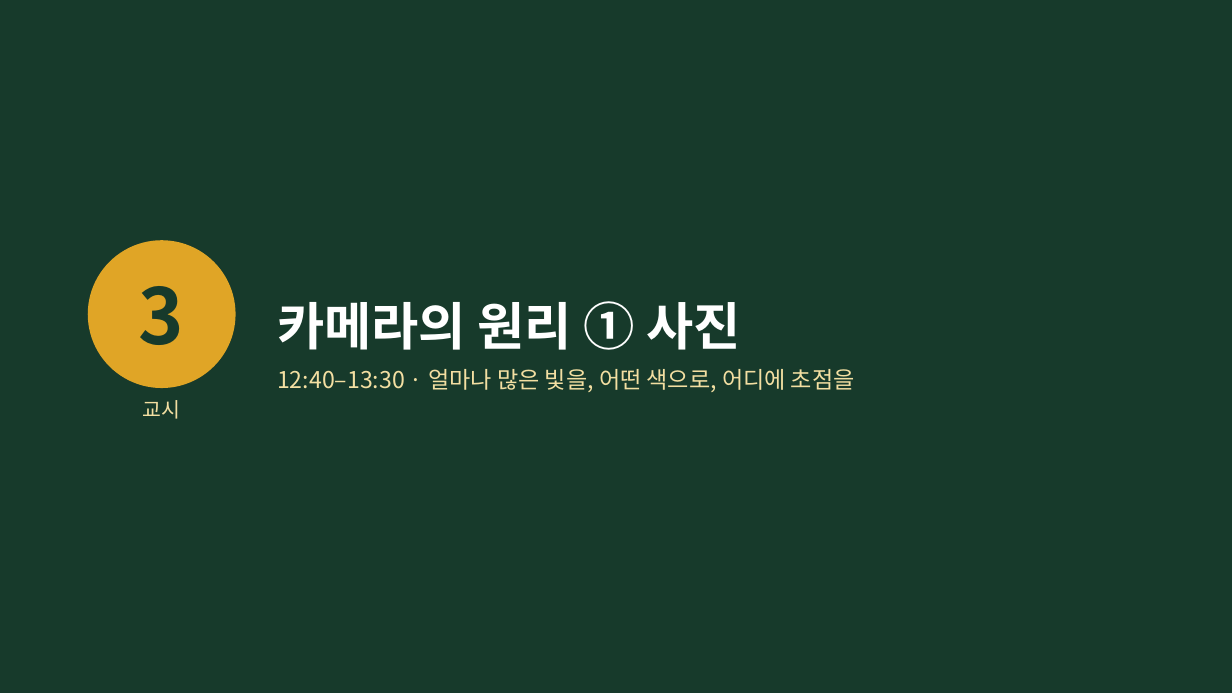
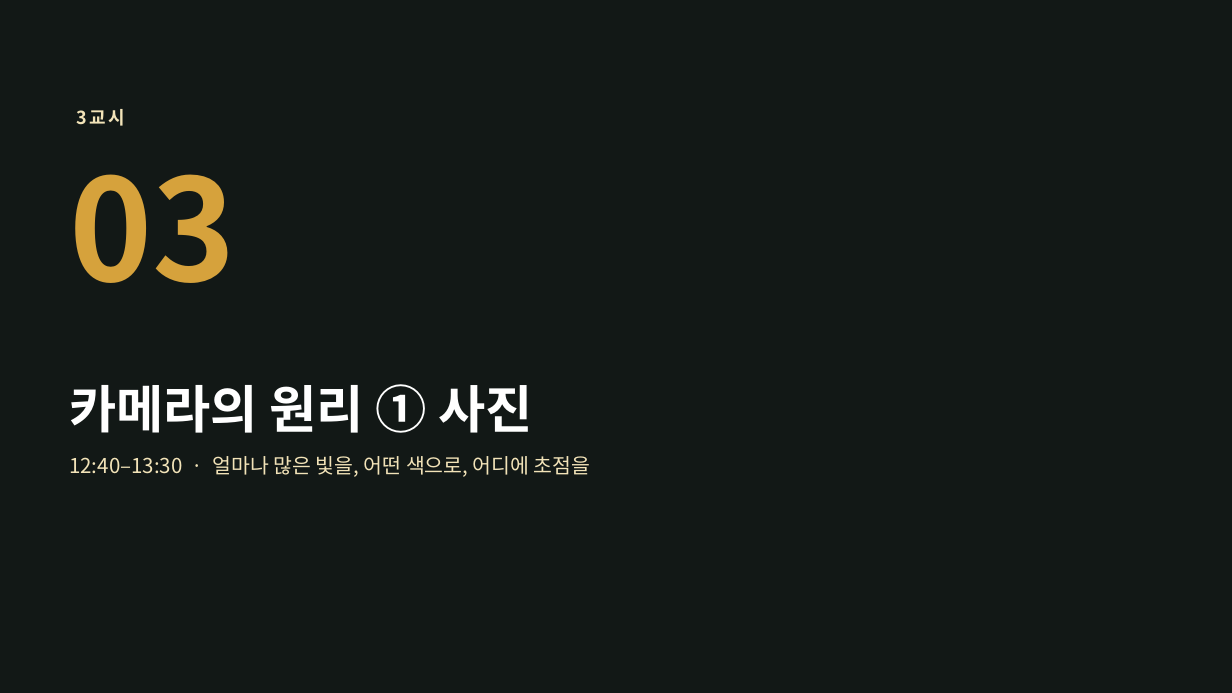
Before and after one commit to yujida/MARUBIT, a slide deck: slide 24 of lectures/01/1회차_보는눈_슬라이드.pptx (slide 21 before the commit). Drawn at 1232x693 pixels with LibreOffice and Linux fonts; fonts in the diff are those of the drawing; background and template pictures are left out. Boxes give left, top, right and bottom in pixels: in the first picture for what was removed or moved away, otherwise in the second. Text is boxed around its words. In the diff, an @@ line names an element or a change of style, - is before the commit and + after.

```diff
--- a/lectures/01/1회차_보는눈_슬라이드.pptx
+++ b/lectures/01/1회차_보는눈_슬라이드.pptx
@@ background #173A2B to picture (left out) @@
@@ text added at bbox=[77, 109, 126, 126], 14 pt, text #F2E3B8, bold @@
+3교시
@@ text added at bbox=[69, 174, 236, 283], 110 pt, text #D6A23C, bold @@
+03
@@ ellipse removed at bbox=[88, 240, 236, 388] @@
@@ text removed at bbox=[139, 286, 184, 345] @@
-3
@@ title "카메라의 원리 ① 사진": place and size @@
-title "카메라의 원리 ① 사진" at bbox=[277, 301, 740, 350]
+title "카메라의 원리 ① 사진" at bbox=[69, 384, 533, 433]
@@ text removed at bbox=[143, 400, 181, 419] @@
-교시
@@ text "12:40–13:30 · 얼마나 많은 빛을, ...": place and size @@
-text "12:40–13:30 · 얼마나 많은 빛을, ..." at bbox=[277, 369, 855, 392]
+text "12:40–13:30 · 얼마나 많은 빛을, ..." at bbox=[69, 456, 591, 477]
@@ text "12:40–13:30 · 얼마나 많은 빛을, ..." at bbox=[69, 456, 591, 477]: size 18 to 16 pt, text colour #F3DFA2 to #F2E3B8 @@
```
Also in this commit, not shown: 47 other slides changed, 9 slides added, 6 slides removed, 11 other files.
